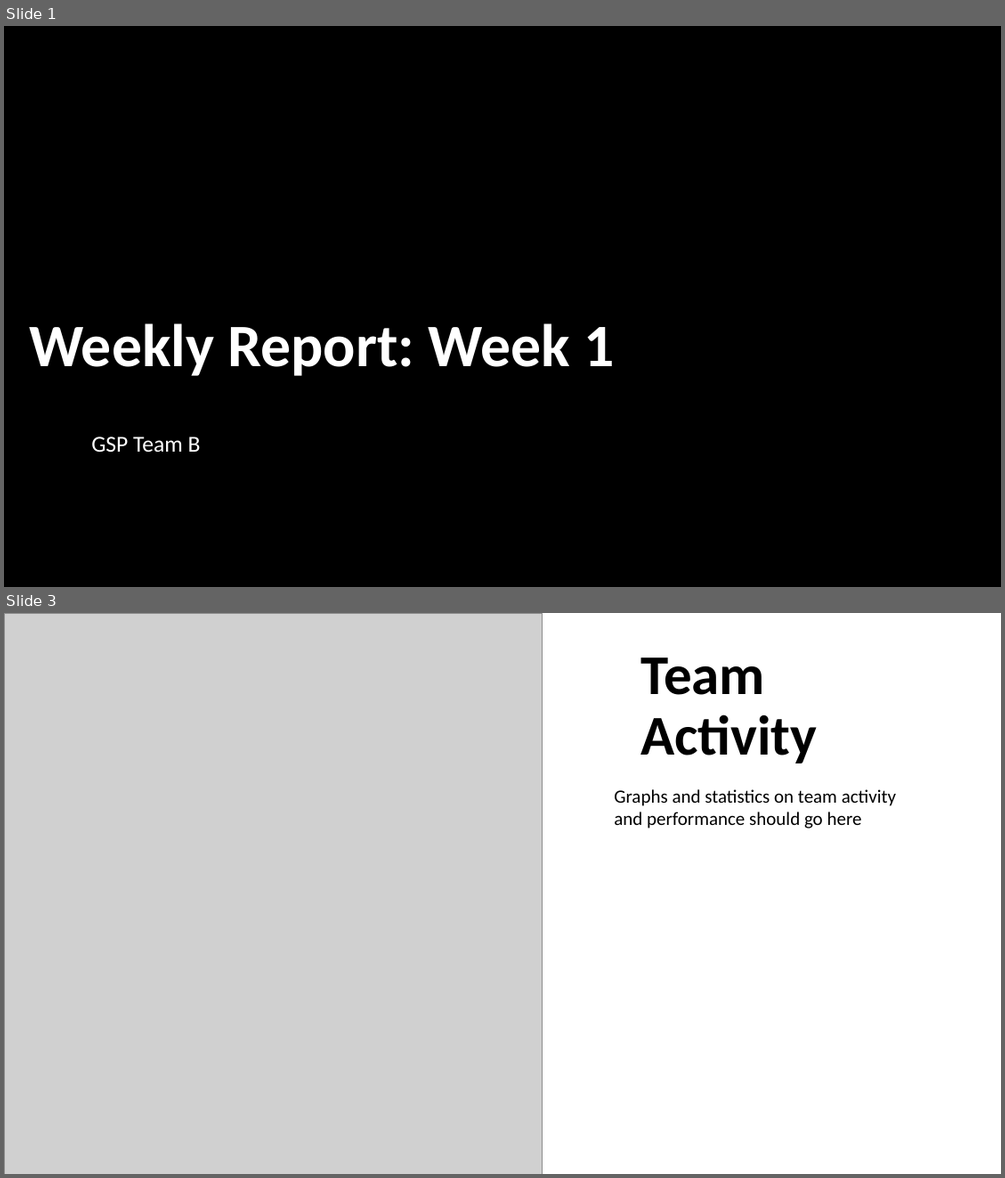
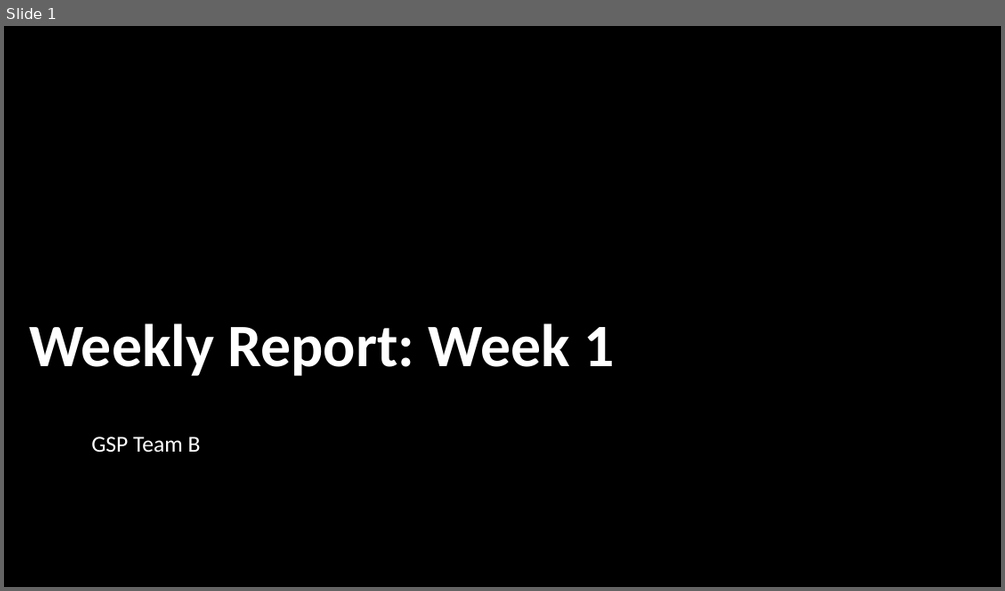
Before and after one commit to Toby-Withers/GSP-Team-B, a slide deck: Weekly Report 1.pptx. Shown one above the other, each under a label of ours: slides 1 and 3 before the commit, slide 1 after it; the slides between them are not shown. The pictures are 1005x1178 and 1005x591 pixels, drawn with LibreOffice and Linux fonts; fonts in the diff are those of the drawing; grey boxes stand for pictures; background and template pictures are left out. Boxes give left, top, right and bottom in pixels: in the first picture for what was removed or moved away, otherwise in the second. Text is boxed around its words. In the diff, an @@ line names an element or a change of style, - is before the commit and + after.

```diff
--- a/Weekly Report 1.pptx
+++ b/Weekly Report 1.pptx
@@ slide 3 removed at (x1=4, y1=613, x2=1001, y2=1174), background #FFFFFF @@
@@ picture removed at (x1=4, y1=613, x2=542, y2=1174) @@
@@ title removed at (x1=640, y1=657, x2=817, y2=763) @@
-Team Activity
@@ text removed at (x1=614, y1=789, x2=896, y2=828) @@
-Graphs and statistics on team activity and performance should go here
```
Also in this commit, not shown: 2 slides changed, 11 slides added, 4 other slides removed, 3 other files.
